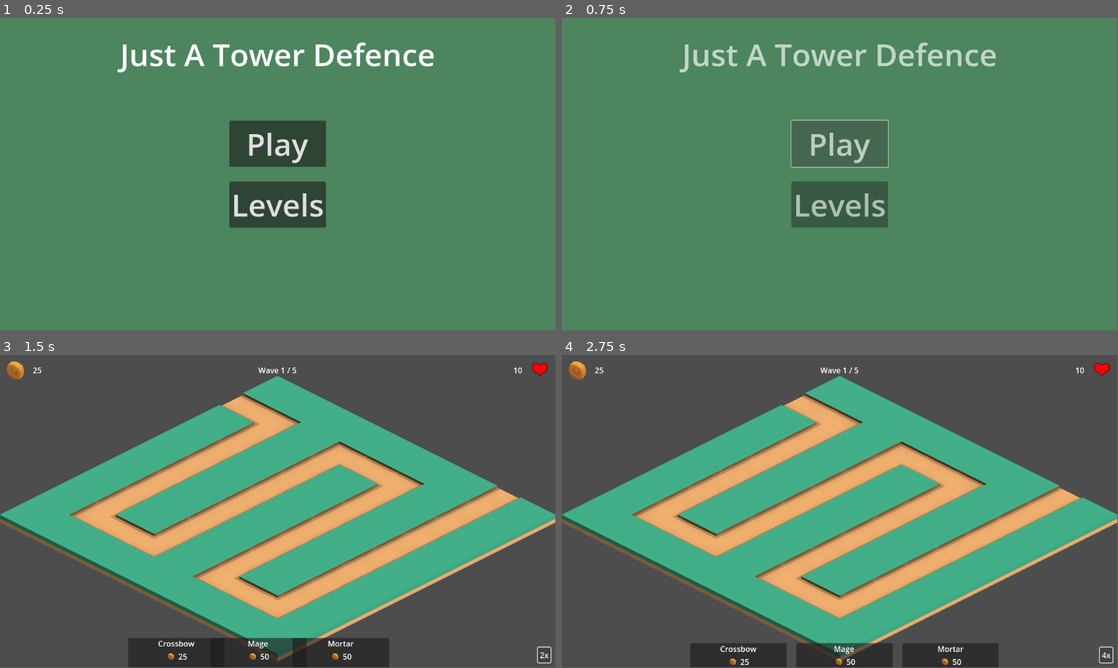
Above: before the commit, frames 1-4 (two rows, left to right).
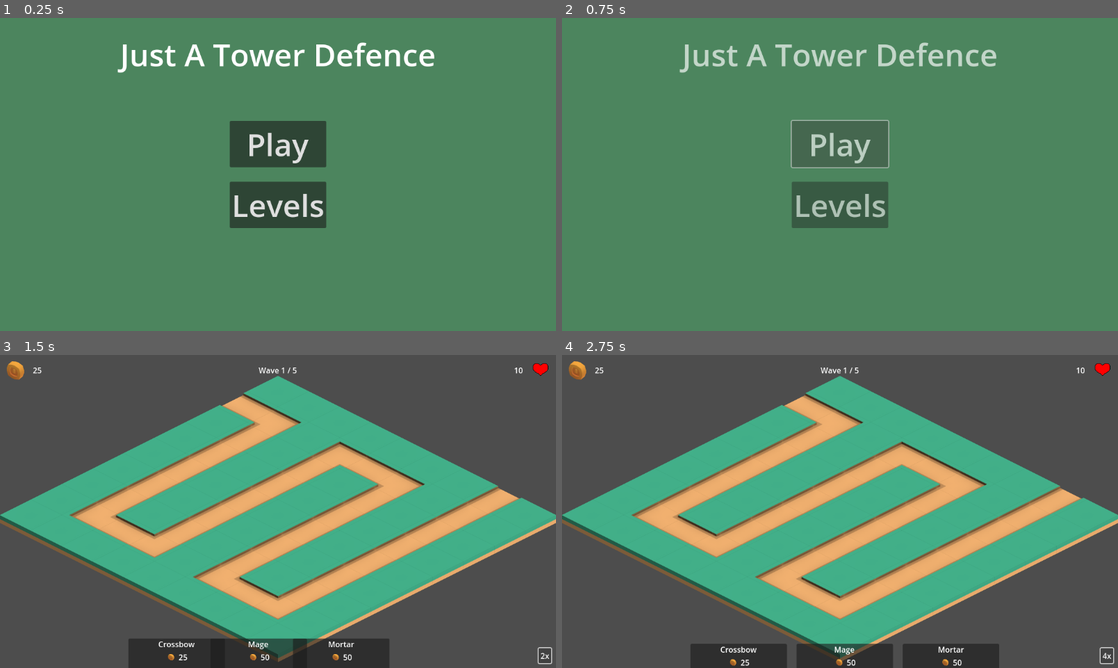
Above: after the commit, the same moments.

Repository: Robert-Riordan-UCD/GameDevJourney
Game: Godot game, scene res://GUI/MainMenu.tscn
The game is run twice, just before and just after one commit, with the same random seed, the same clock (stepped at 60 frames per second) and the same inputs.
Inputs:
- Up to frame 1 (0.25 s): no input
- Up to frame 2 (0.75 s): click "Play" at 0.5 s
- Up to frame 3 (1.5 s): click "1x" at 1.25 s
- Up to frame 4 (2.75 s): click "2x" at 2 s
In our replay, the window is 799x449 before the commit and 800x450 after it. These sizes can differ from the game's own. Grey fills any space a smaller window leaves; there, only what the larger window draws over its background counts as a difference.

The runs differ from the first frame. In frame 1, 1.0% of the frame differs, in the area x 21-79%, y 7-68%; in frame 2, 1.0%; in frame 3, 2.9%; in frame 4, 2.9%, in the area x 0-100%, y 2-100%.

Commit message:
Screen can now be resized correctly@

Diff:
--- a/Isometric_Tower_Defense/GUI/GameOverPopup.gd
+++ b/Isometric_Tower_Defense/GUI/GameOverPopup.gd
@@ -2,9 +2,7 @@
 
 func display() -> void:
 	if visible: return
-	var popup_size = get_size()
-	var screen_center = DisplayServer.window_get_size()/2
-	popup(Rect2i(screen_center.x-popup_size.x/2, screen_center.y-popup_size.y/2, popup_size.x, popup_size.y))
+	popup_centered()
 
 func _on_retry_button_pressed():
 	SceneTransition.change_scene(get_tree().current_scene.scene_file_path)
@@ -13,4 +11,4 @@
 	SceneTransition.change_scene("res://GUI/MainMenu.tscn")
 
 func _on_popup_hide():
-	popup()
+	popup_centered()
--- a/Isometric_Tower_Defense/GUI/LevelWonPopup.gd
+++ b/Isometric_Tower_Defense/GUI/LevelWonPopup.gd
@@ -4,9 +4,7 @@
 
 func display() -> void:
 	if visible: return
-	var popup_size = get_size()
-	var screen_center = DisplayServer.window_get_size()/2
-	popup(Rect2i(screen_center.x-popup_size.x/2, screen_center.y-popup_size.y/2, popup_size.x, popup_size.y))
+	popup_centered()
 
 func _on_next_level_button_pressed():
 	SceneTransition.change_scene(next_level_path)
@@ -15,4 +13,4 @@
 	SceneTransition.change_scene("res://GUI/MainMenu.tscn")
 
 func _on_popup_hide():
-	popup()
+	popup_centered()
--- a/Isometric_Tower_Defense/project.godot
+++ b/Isometric_Tower_Defense/project.godot
@@ -19,6 +19,10 @@
 
 SceneTransition="*res://Levels/SceneTransition.tscn"
 
+[display]
+
+window/stretch/mode="viewport"
+
 [input]
 
 left_mouse={
